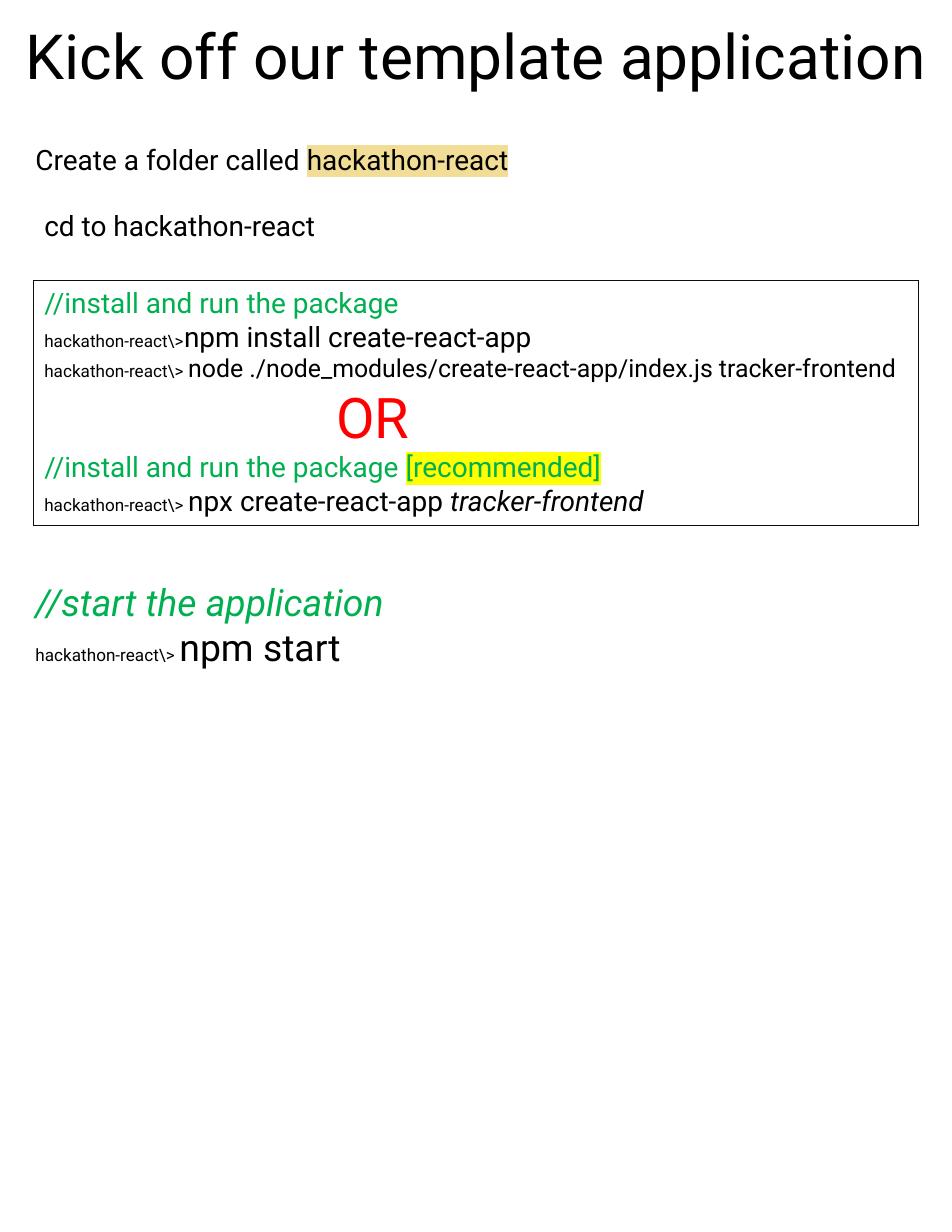
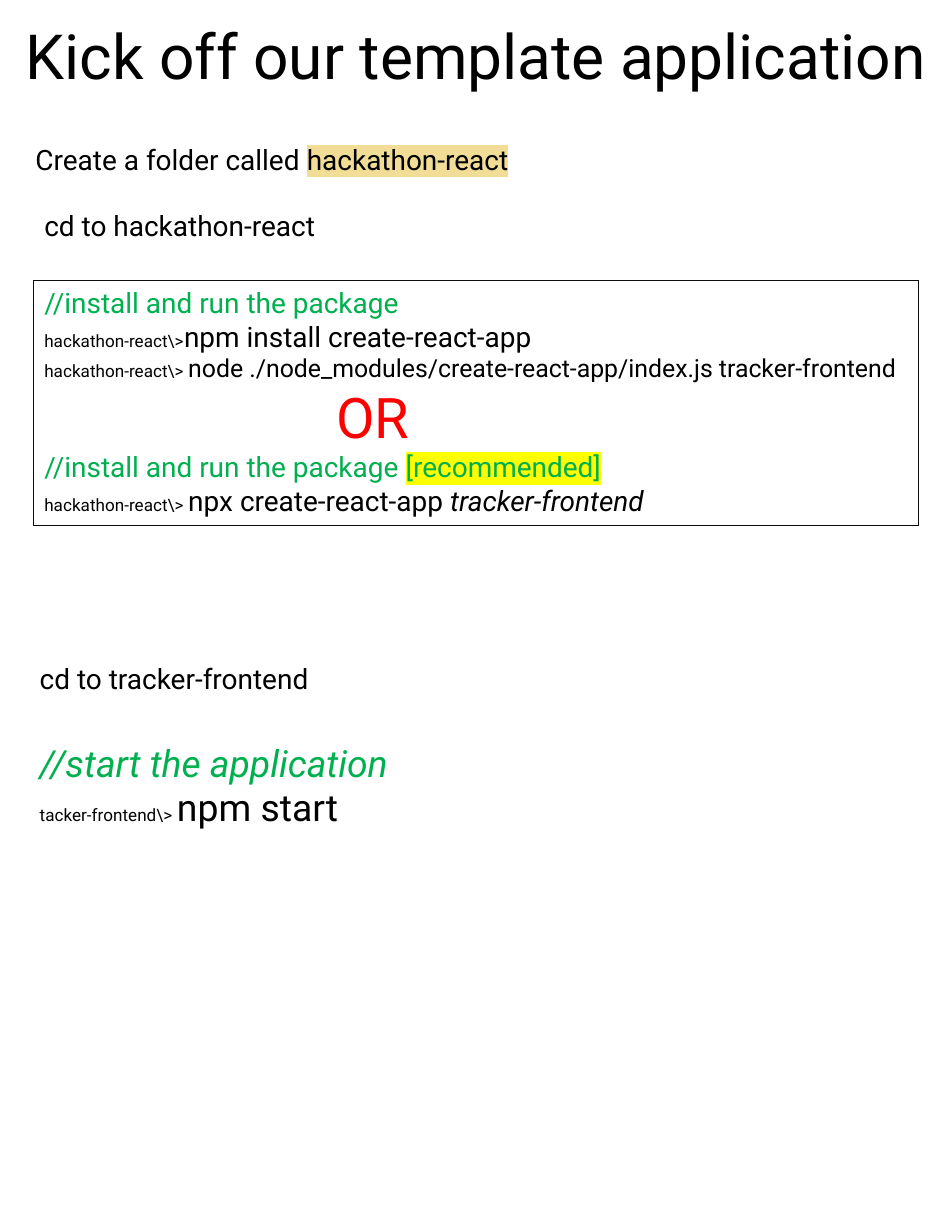
Before and after one commit to scorpion0511/mytracker, a slide deck: slide 12 of doc/React.pptx. Drawn at 952x1232 pixels with LibreOffice and Linux fonts; fonts in the diff are those of the drawing. Boxes give left, top, right and bottom in pixels: in the first picture for what was removed or moved away, otherwise in the second. Text is boxed around its words. In the diff, an @@ line names an element or a change of style, - is before the commit and + after.

```diff
--- a/doc/React.pptx
+++ b/doc/React.pptx
@@ text "cd to tracker-frontend": place and size @@
-text "cd to tracker-frontend" at box(35, 588, 384, 669)
+text "cd to tracker-frontend" at box(40, 667, 388, 829)
@@ text at box(40, 667, 308, 690): paragraph added @@
+cd to tracker-frontend
@@ text at box(40, 796, 339, 829): text changed @@
-hackathon-react\> npm start
+tacker-frontend\> npm start
```
Also in this commit, not shown: 6 other slides changed, 1 slide added, 1 slide removed, 1 other file.
